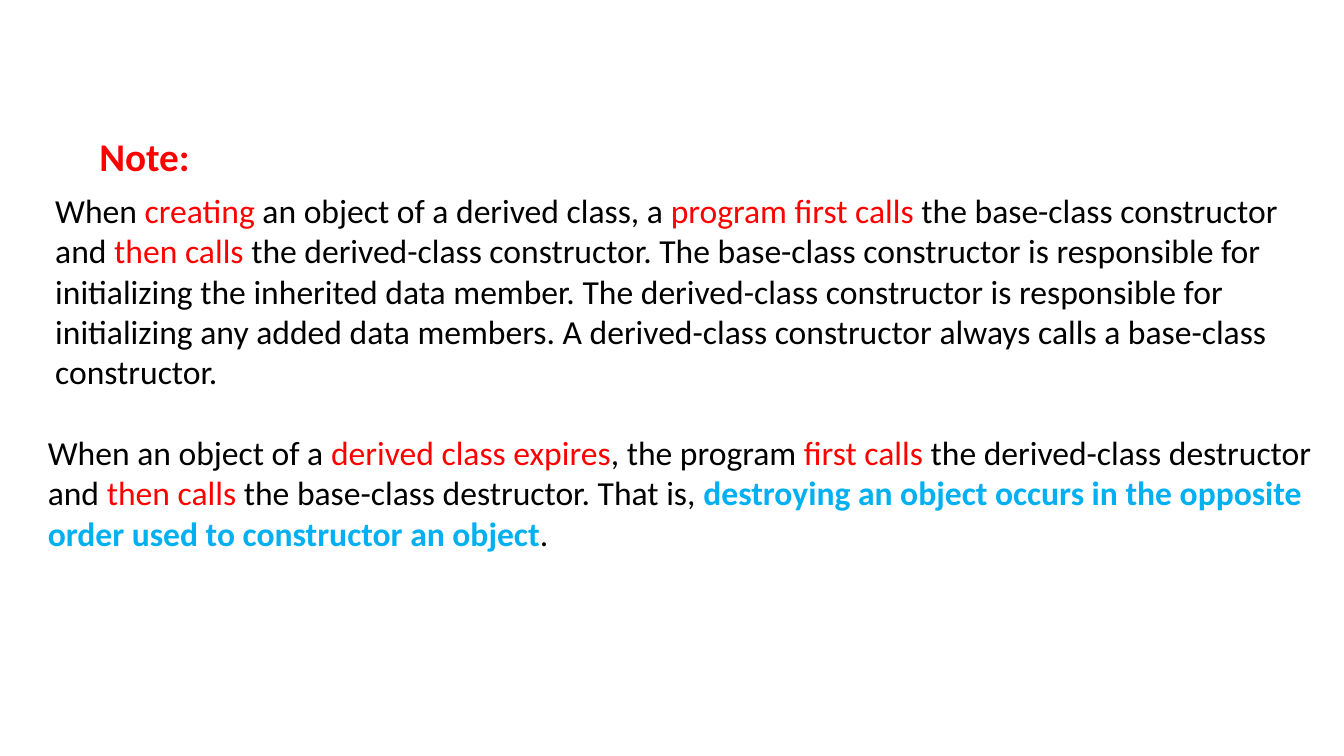
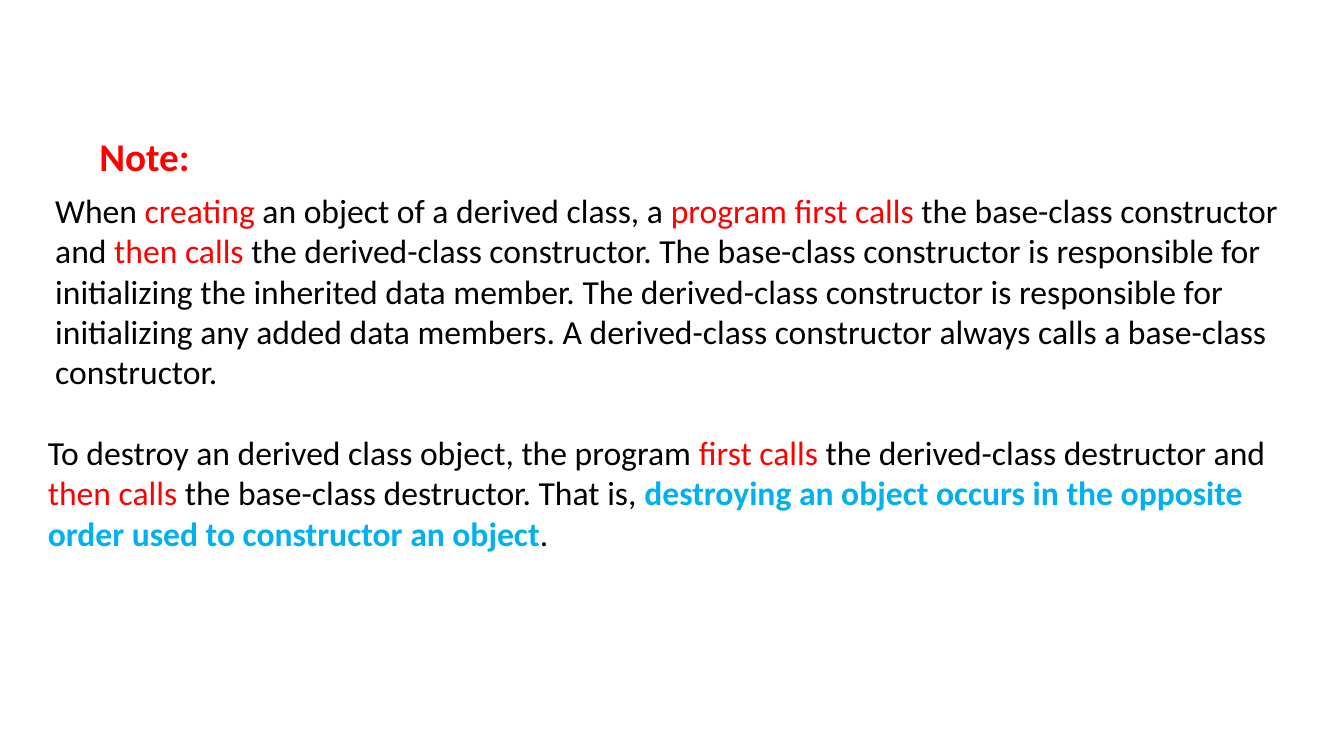
Before and after one commit to ShiqiYu/CPP, a slide deck: slide 6 of week12/Lab12.pptx (slide 7 before the commit). Drawn at 1344x756 pixels with LibreOffice and Linux fonts; fonts in the diff are those of the drawing; background and template pictures are left out. Boxes give left, top, right and bottom in pixels: in the first picture for what was removed or moved away, otherwise in the second. Text is boxed around its words. In the diff, an @@ line names an element or a change of style, - is before the commit and + after.

```diff
--- a/week12/Lab12.pptx
+++ b/week12/Lab12.pptx
@@ text at [48,441,1265,552]: text changed @@
-When an object of a derived class expires, the program first calls the derived-class destructor and then calls the base-class destructor. That is, destroying an object occurs in the opposite order used to constructor an object.
+To destroy an derived class object, the program first calls the derived-class destructor and then calls the base-class destructor. That is, destroying an object occurs in the opposite order used to constructor an object.
```
Also in this commit, not shown: 7 other slides changed, 4 slides added, 6 slides removed, 5 other files.
